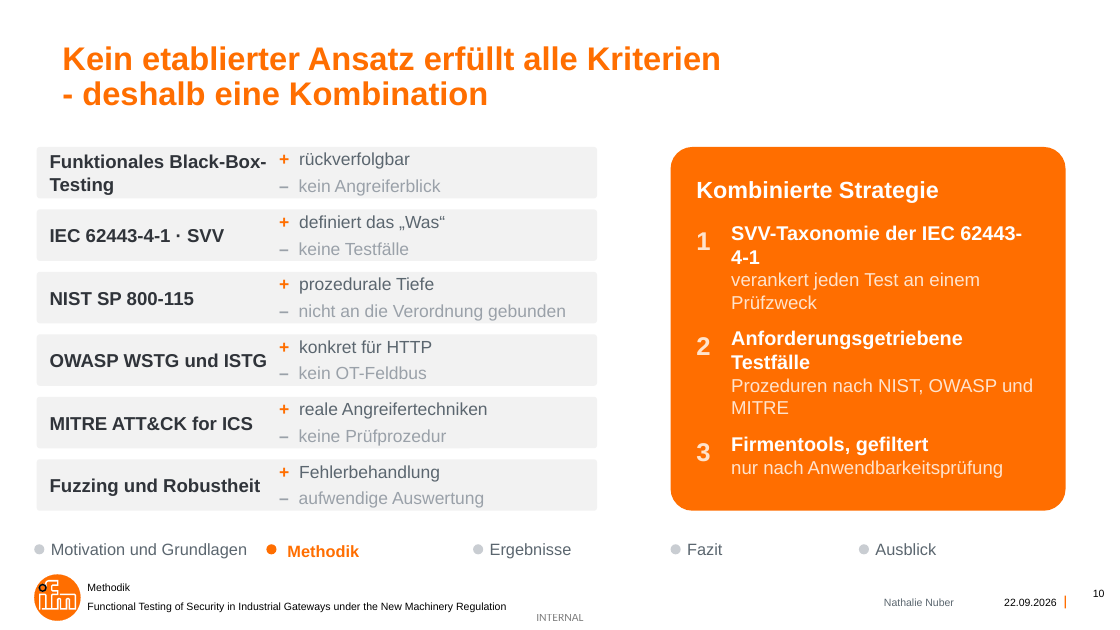
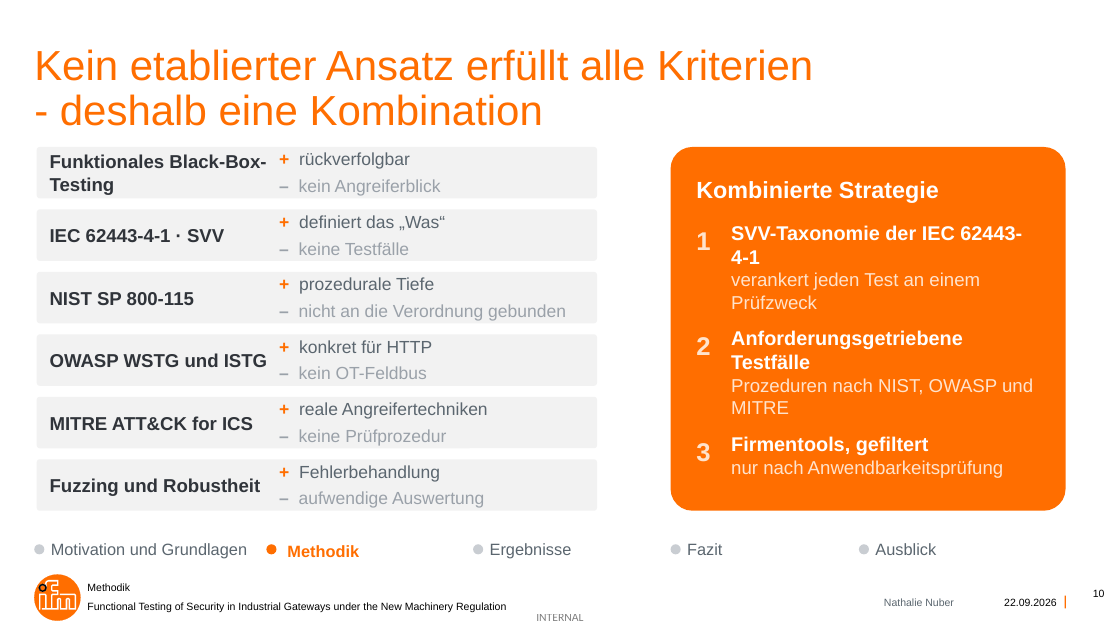
Before and after one commit to nathalienr/Bachelorarbeit, a slide deck: slide 10 of Functional Testing of Security in Industrial Gateways under the New Machinery Regulation.pptx. Drawn at 1120x630 pixels with LibreOffice and Linux fonts; fonts in the diff are those of the drawing; background and template pictures are left out. Boxes give left, top, right and bottom in pixels: in the first picture for what was removed or moved away, otherwise in the second. Text is boxed around its words. In the diff, an @@ line names an element or a change of style, - is before the commit and + after.

```diff
--- a/Functional Testing of Security in Industrial Gateways under the New Machinery Regulation.pptx
+++ b/Functional Testing of Security in Industrial Gateways under the New Machinery Regulation.pptx
@@ title "Kein etablierter Ansatz erfüllt alle ...": place and size @@
-title "Kein etablierter Ansatz erfüllt alle ..." at [62, 46, 721, 106]
+title "Kein etablierter Ansatz erfüllt alle ..." at [34, 49, 813, 126]
@@ title "Kein etablierter Ansatz erfüllt alle ..." at [34, 49, 813, 126]: size 28 to 36 pt, bold off @@
```
Also in this commit, not shown: 11 other slides changed, 14 other files.
